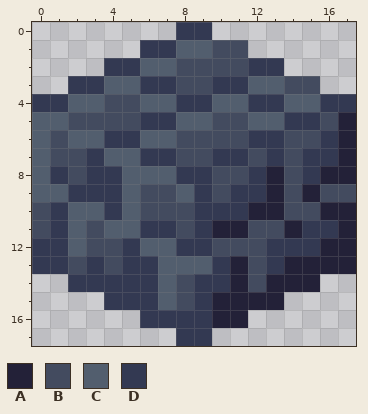
Edited in one commit: pixel-art sprite (Art/Environment/brick_tile.png). Above: the version before the commit.
The file is 18x18 pixels.
Palette (. is transparent): A #232138  B #434b5f  C #525e6e  D #333952
Pixels before, first column x 0:
 0 ........DD........
 1 ......DDCCBB......
 2 ....DDCCBBBBDD....
 3 ..DDCCDDBBDDCCBB..
 4 DDCCBBCCDDCCDDCCDD
 5 CCBBBBDDCCBBCCDDBA
 6 CBCCDDCCBBBBDDBBDA
 7 CBBDCCDDBBDDBDBDDA
 8 CDBDDCCCDDBBDABDAA
 9 CCDDDCBBCDBDDABABB
10 BDCCDCBBBDDDAABBAA
11 BDCBCCDDBDAABBADDA
12 DDCBBDCCDDBBBDDDAA
13 DDBDBDDCCCDABDAAAA
14 ..DDDDDCBDDABAAA..
15 ....DDDCBDAAAA....
16 ......DDDDAA......
17 ........DD........
The result:
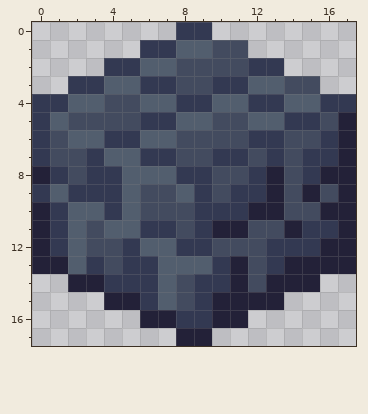
Difference:
Colour B becomes colour A in row 9 at x 17; in rows 10 to 11 at x 0.
Colour C becomes colour A in row 8 at x 0.
Colour D becomes colour A in row 12 at x 0; in row 13 at x 0 to 1; in row 14 at x 2 to 3; in row 15 at x 4 to 5; in row 16 at x 6 to 7; in row 17 at x 8 to 9.
Colour B becomes colour C in row 13 at x 2.
Colour C becomes colour D in rows 5 to 7 at x 0; in row 9 at x 0.
Where, in picture pixels (left, top, right, bottom), the same in both pictures:
changed: (32, 112, 212, 346)
changed: (338, 184, 356, 202)
